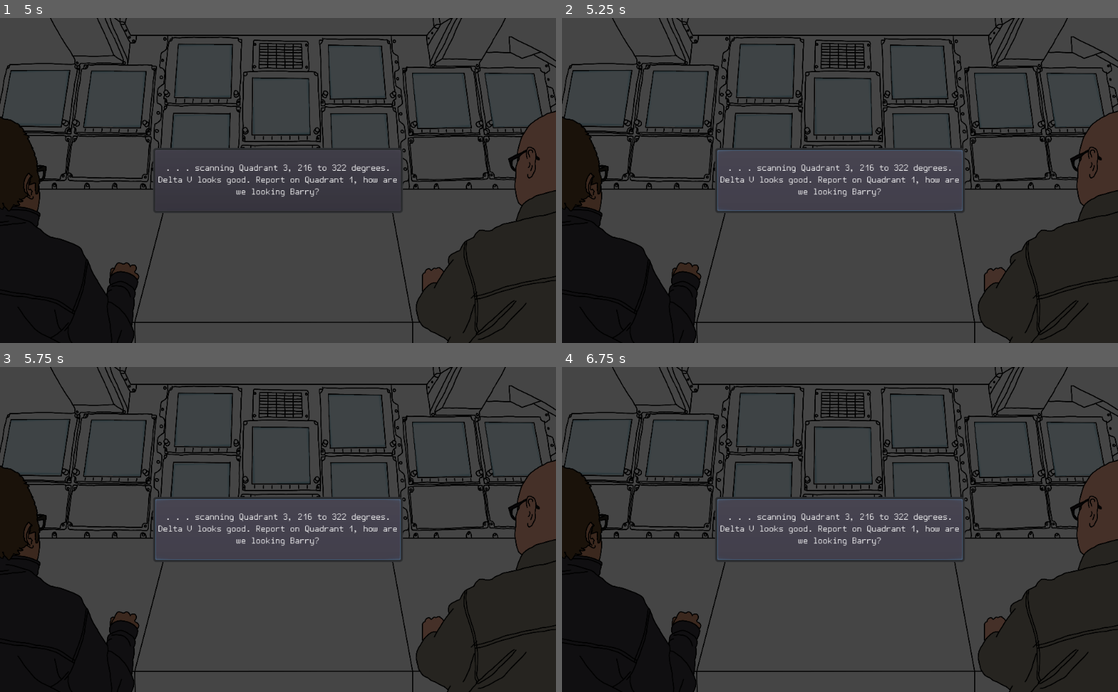
Above: before the commit, frames 1-4 (two rows, left to right).
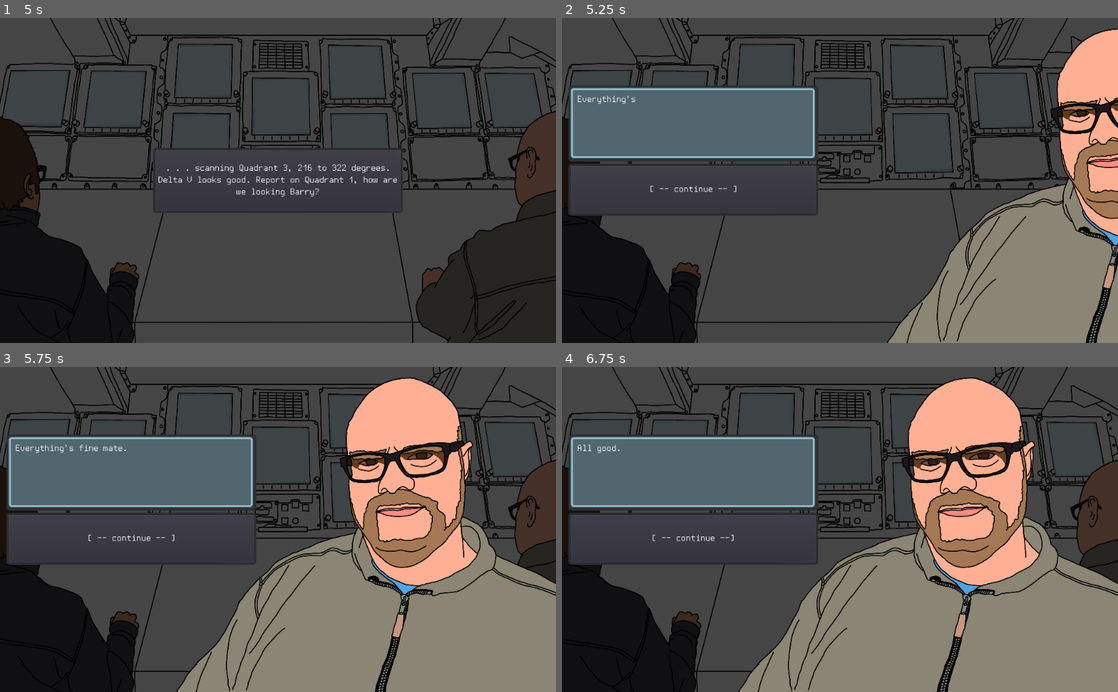
Above: after the commit, the same moments.

Repository: s3775599/BITS-clone
Game: Godot game, scene res://Scenes/Title.tscn
The game is run twice, just before and just after one commit, with the same random seed, the same clock (stepped at 60 frames per second) and the same inputs.
Inputs (mouse positions are in pixels of both pictures, inside the frame that each line leads up to):
- Up to frame 1 (5 s): tap Enter at 0.5 s; move the mouse to (272, 167) at 0.52 s; click (272, 167) at 0.67 s; move the mouse to (166, 196) at 1.27 s; hold Down (ui_down) 1.28-2.03 s; click (166, 196) at 1.42 s; move the mouse to (333, 109) at 2.02 s; click (333, 109) at 2.17 s; move the mouse to (250, 245) at 2.77 s; click (250, 245) at 2.92 s; tap Space at 3.5 s; move the mouse to (444, 229) at 3.52 s; hold Down (ui_down) from 3.53 s (still down); click (444, 229) at 3.67 s; move the mouse to (111, 131) at 4.27 s; click (111, 131) at 4.42 s
- Up to frame 2 (5.25 s): release Down (ui_down) at 5 s; click ". . . scanning Quadrant 3, 21…" at 5 s
- Up to frame 3 (5.75 s): no input
- Up to frame 4 (6.75 s): click ". . . scanning Quadrant 3, 21…" (after the commit: "[ -- continue -- ]") at 5.75 s; click ". . . scanning Quadrant 3, 21…" (after the commit: "I beg your pardon, Barry?") at 6.5 s

Frame 1 is identical in both runs. In frame 2, 32% of the frame differs, in the area x 1-100%, y 3-100%; in frame 3, 48%; in frame 4, 48%.
Error before the commit: Attempt to call function 'get_node' in base 'previously freed instance' on a null instance. (res://Scripts/Global.gd:43)

Commit message:
Fixed Title/Intro transition bug
Intro.gd line 10: Global.current_scene = self

Diff:
--- a/NightwatchDialogueSystem/Scripts/Global.gd
+++ b/NightwatchDialogueSystem/Scripts/Global.gd
@@ -27,6 +27,7 @@
 		player_popup = get_node('/root/Main/Popups/PlayerPopup')
 #	if outro:
 #		player_popup = get_node('/root/Outro/Popups/PlayerPopup')
+
 
 func player_button(button_id):
 	# Ends the dialogue if the last button signal was "end"
--- a/NightwatchDialogueSystem/Scripts/Intro.gd
+++ b/NightwatchDialogueSystem/Scripts/Intro.gd
@@ -7,6 +7,7 @@
 onready var t = $Timer
 
 func _ready():
+	Global.current_scene = self
 	Global.intro = true
 	$AnimationPlayer.play("FadeIn")
 	t.set_wait_time(3)
